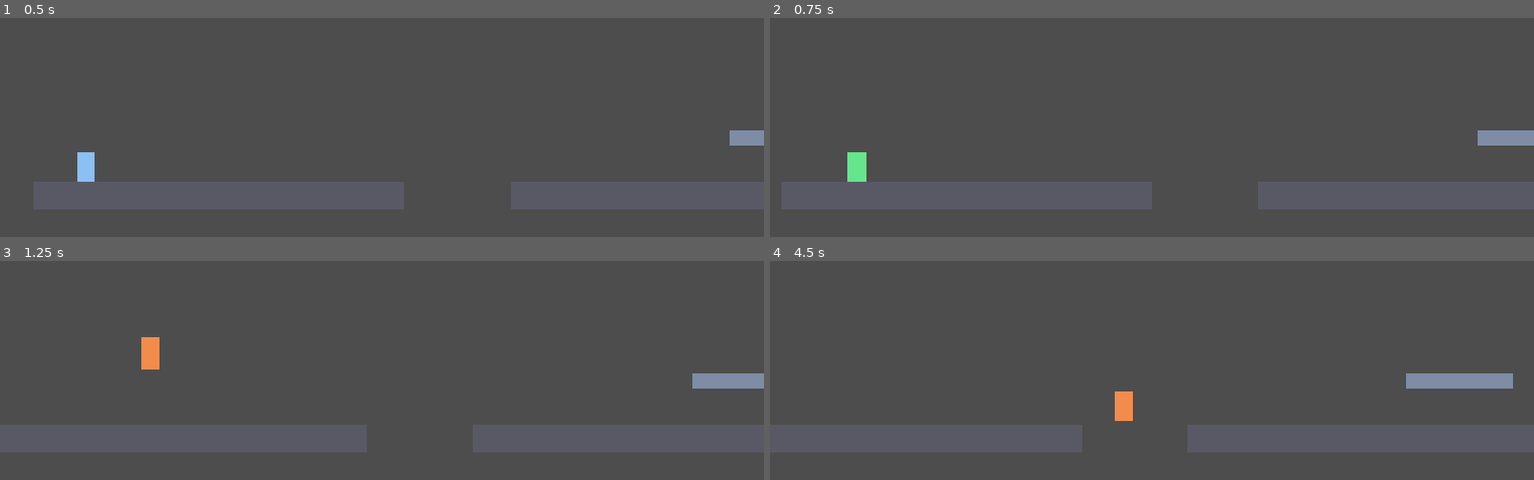
Above: before the commit, frames 1-4 (two rows, left to right).
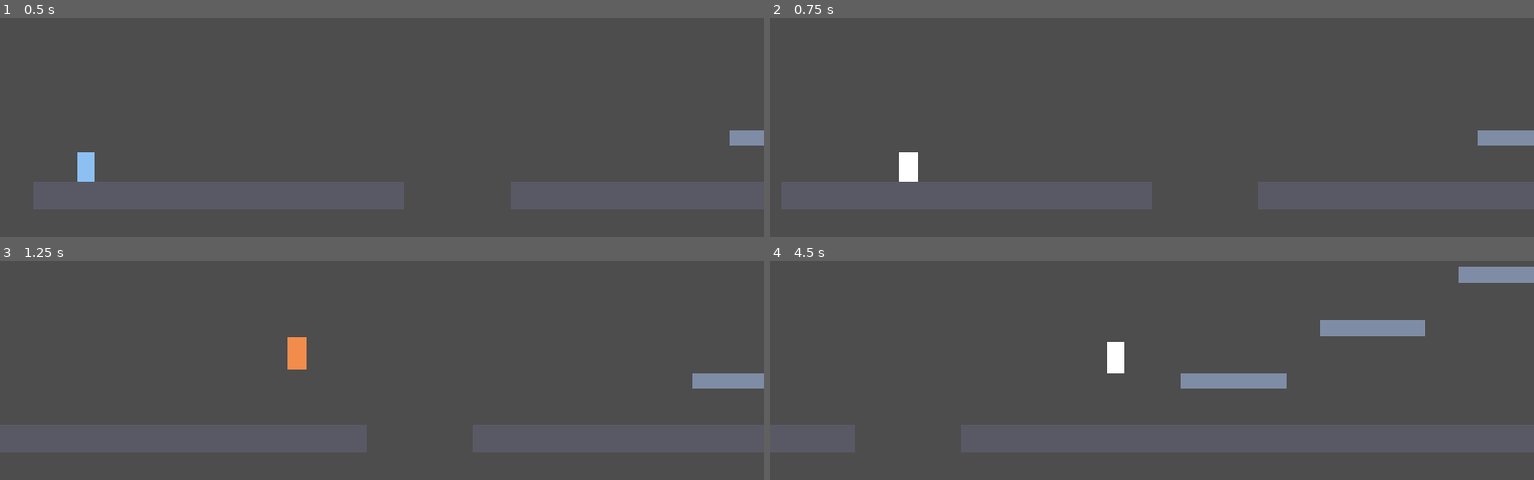
Above: after the commit, the same moments.

Repository: aslan997/Zayr
Game: Godot game, scene res://scenes/regions/TestArena.tscn
The game is run twice, just before and just after one commit, with the same random seed, the same clock (stepped at 60 frames per second) and the same inputs.
Inputs:
- Up to frame 1 (0.5 s): no input
- Up to frame 2 (0.75 s): tap Enter at 0.5 s; hold Right (move_right) from 0.53 s (still down); tap Shift (dash, bound only after the commit) at 0.6 s
- Up to frame 3 (1.25 s): keep holding Right (move_right); tap Space (jump) at 0.77, 0.8, 1.07 s
- Up to frame 4 (4.5 s): tap Space (jump) at 1.35, 1.52, 1.82, 2.3, 3.02, 3.32, 3.6, 3.77, 4.07 s; tap Shift (dash, bound only after the commit) at 1.55, 2.1, 2.85, 4.35 s; release Right (move_right) at 2.03 s; hold Left (move_left) 2.03-2.78 s; hold Right (move_right) 2.78-4.28 s; hold Left (move_left) from 4.28 s (still down)

Frame 1 is identical in both runs. In frame 2, 0.7% of the frame differs, in the area x 10-20%, y 61-75%; in frame 3, 0.7%; in frame 4, 7.8%, in the area x 11-100%, y 2-88%.

Commit message:
Add combat prototype milestone 2: dash and air dash
Adds ground dash and a single-charge air dash to PlayerMovement, using
the brief's 130px/0.16s values, plus DASH/AIR_DASH states in the
controller and a dash input action (Left Shift). Extends the test
arena additively with a dash-practice zone past the existing end
ledge, widening the camera bounds to match, without touching any
milestone-1 geometry.

Co-Authored-By: Claude Sonnet 5 <noreply@anthropic.com>

Diff:
--- a/project.godot
+++ b/project.godot
@@ -39,6 +39,11 @@
 "events": [Object(InputEventKey,"resource_local_to_scene":false,"resource_name":"","device":-1,"window_id":0,"alt_press …(190 unchanged characters)…
 ]
 }
+dash={
+"deadzone": 0.5,
+"events": [Object(InputEventKey,"resource_local_to_scene":false,"resource_name":"","device":-1,"window_id":0,"alt_pressed":false,"shift_pressed":false,"ctrl_pressed":false,"meta_pressed":false,"pressed":false,"keycode":0,"physical_keycode":4194325,"key_label":0,"unicode":0,"location":0,"echo":false,"script":null)
+]
+}
 
 [layer_names]
 
--- a/scenes/regions/TestArena.tscn
+++ b/scenes/regions/TestArena.tscn
@@ -17,6 +17,12 @@
 [sub_resource type="RectangleShape2D" id="Shape_Ledge"]
 size = Vector2(160, 24)
 
+[sub_resource type="RectangleShape2D" id="Shape_DashFloor"]
+size = Vector2(200, 24)
+
+[sub_resource type="RectangleShape2D" id="Shape_HighLedge"]
+size = Vector2(150, 24)
+
 [node name="TestArena" type="Node2D"]
 
 [node name="Player" parent="." instance=ExtResource("1_player")]
@@ -25,7 +31,7 @@
 [node name="Camera2D" parent="Player"]
 limit_left = -50
 limit_top = -100
-limit_right = 2080
+limit_right = 2780
 limit_bottom = 650
 
 [node name="Geometry" type="Node2D" parent="."]
@@ -125,3 +131,27 @@
 [node name="Visual" type="Polygon2D" parent="Geometry/LedgeEnd"]
 color = Color(0.5, 0.55, 0.65, 1)
 polygon = PackedVector2Array(-80, -12, 80, -12, 80, 12, -80, 12)
+
+[node name="DashGapFloor" type="StaticBody2D" parent="Geometry"]
+position = Vector2(2280, 340)
+collision_layer = 1
+collision_mask = 0
+
+[node name="CollisionShape2D" type="CollisionShape2D" parent="Geometry/DashGapFloor"]
+shape = SubResource("Shape_DashFloor")
+
+[node name="Visual" type="Polygon2D" parent="Geometry/DashGapFloor"]
+color = Color(0.5, 0.55, 0.65, 1)
+polygon = PackedVector2Array(-100, -12, 100, -12, 100, 12, -100, 12)
+
+[node name="HighLedge" type="StaticBody2D" parent="Geometry"]
+position = Vector2(2625, 250)
+collision_layer = 1
+collision_mask = 0
+
+[node name="CollisionShape2D" type="CollisionShape2D" parent="Geometry/HighLedge"]
+shape = SubResource("Shape_HighLedge")
+
+[node name="Visual" type="Polygon2D" parent="Geometry/HighLedge"]
+color = Color(0.4, 0.85, 0.95, 1)
+polygon = PackedVector2Array(-75, -12, 75, -12, 75, 12, -75, 12)
--- a/scripts/player/PlayerController.gd
+++ b/scripts/player/PlayerController.gd
@@ -4,7 +4,7 @@
 ## the Movement component. Combat/health/abilities will be added later as
 ## sibling components without this file absorbing their responsibilities.
 
-enum State { IDLE, RUN, JUMP, FALL, WALL_SLIDE }
+enum State { IDLE, RUN, JUMP, FALL, WALL_SLIDE, DASH, AIR_DASH }
 
 ## Temporary debug tint per state, so state transitions are visible before
 ## real animations exist. Safe to delete once an AnimationPlayer/AnimatedSprite
@@ -15,6 +15,8 @@
 	State.JUMP: Color(0.95, 0.85, 0.35),
 	State.FALL: Color(0.95, 0.55, 0.3),
 	State.WALL_SLIDE: Color(0.8, 0.4, 0.9),
+	State.DASH: Color(1.0, 1.0, 1.0),
+	State.AIR_DASH: Color(1.0, 0.95, 0.2),
 }
 
 @onready var movement: PlayerMovement = $Movement
@@ -26,15 +28,18 @@
 func _physics_process(delta: float) -> void:
 	var move_input: float = Input.get_axis("move_left", "move_right")
 	var jump_just_pressed: bool = Input.is_action_just_pressed("jump")
+	var dash_just_pressed: bool = Input.is_action_just_pressed("dash")
 
-	movement.physics_update(delta, move_input, jump_just_pressed)
+	movement.physics_update(delta, move_input, jump_just_pressed, dash_just_pressed)
 
 	_update_state(move_input)
 	_update_debug_visual()
 
 
 func _update_state(move_input: float) -> void:
-	if movement.is_wall_sliding:
+	if movement.is_dashing:
+		state = State.AIR_DASH if movement.dash_is_air else State.DASH
+	elif movement.is_wall_sliding:
 		state = State.WALL_SLIDE
 	elif not is_on_floor():
 		state = State.JUMP if velocity.y < 0.0 else State.FALL
--- a/scripts/player/PlayerMovement.gd
+++ b/scripts/player/PlayerMovement.gd
@@ -30,20 +30,54 @@
 @export var wall_jump_horizontal_speed: float = 240.0
 @export var wall_jump_input_lock_time: float = 0.12
 
+@export_group("Dash")
+@export var dash_distance: float = 130.0
+@export var dash_duration: float = 0.16
+## Not specified in the original design brief - minimal anti-spam recovery
+## time after a dash ends, exposed for tuning (0 to disable).
+@export var dash_cooldown: float = 0.2
+@export var air_dash_enabled: bool = true
+
 var is_wall_sliding: bool = false
 var just_wall_jumped: bool = false
+var is_dashing: bool = false
+var dash_is_air: bool = false
+var air_dash_available: bool = true
 
 var _coyote_timer: float = 0.0
 var _jump_buffer_timer: float = 0.0
 var _wall_jump_lock_timer: float = 0.0
 var _wall_normal_x: float = 0.0
+var _facing: float = 1.0
+var _dash_timer: float = 0.0
+var _dash_cooldown_timer: float = 0.0
+var _dash_direction: float = 1.0
 
 
-func physics_update(delta: float, move_input: float, jump_just_pressed: bool) -> void:
+func physics_update(delta: float, move_input: float, jump_just_pressed: bool, dash_just_pressed: bool) -> void:
 	just_wall_jumped = false
 	_update_timers(delta, jump_just_pressed)
+	_dash_cooldown_timer = max(_dash_cooldown_timer - delta, 0.0)
+
+	if move_input != 0.0:
+		_facing = signf(move_input)
 
 	var on_floor: bool = body.is_on_floor()
+
+	if on_floor:
+		air_dash_available = true
+
+	if is_dashing:
+		_process_dash(delta)
+		body.move_and_slide()
+		return
+
+	if dash_just_pressed and _dash_cooldown_timer <= 0.0 and (on_floor or (air_dash_enabled and air_dash_available)):
+		_start_dash(on_floor)
+		_process_dash(delta)
+		body.move_and_slide()
+		return
+
 	var on_wall: bool = body.is_on_wall() and not on_floor
 
 	is_wall_sliding = false
@@ -67,6 +101,23 @@
 		_apply_horizontal(delta, move_input, on_floor)
 
 	body.move_and_slide()
+
+
+func _start_dash(on_floor: bool) -> void:
+	is_dashing = true
+	dash_is_air = not on_floor
+	_dash_timer = dash_duration
+	_dash_direction = _facing
+	if not on_floor:
+		air_dash_available = false
+
+
+func _process_dash(delta: float) -> void:
+	_dash_timer -= delta
+	body.velocity = Vector2(_dash_direction * (dash_distance / dash_duration), 0.0)
+	if _dash_timer <= 0.0:
+		is_dashing = false
+		_dash_cooldown_timer = dash_cooldown
 
 
 func _update_timers(delta: float, jump_just_pressed: bool) -> void:
Not shown: 1 places in scenes/regions/TestArena.tscn that only renumber resources
Not shown, changed: docs/ARCHITECTURE.md
Not shown, changed: docs/PROGRESS.md
